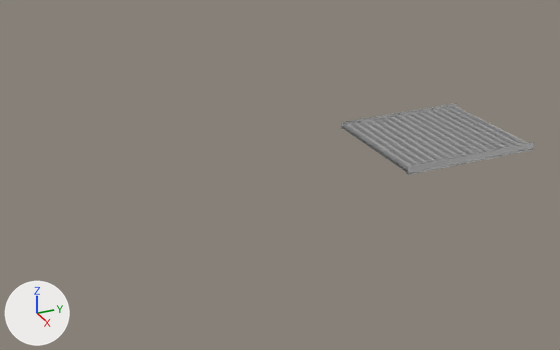
An edit to the glTF model assets/scene/merged-meshes/-2_0_-1_MI_MetalWallPart_Painted_01.gltf, drawn before and after from the same camera.
Camera for both pictures: a 50 mm camera at (22.5, -27.2, 18.1) aimed at (-4.8, -14.9, 4.5). Arrows for +X, +Y and +Z are at lower left; the lights stay in place. Vertices at the same position are counted once.
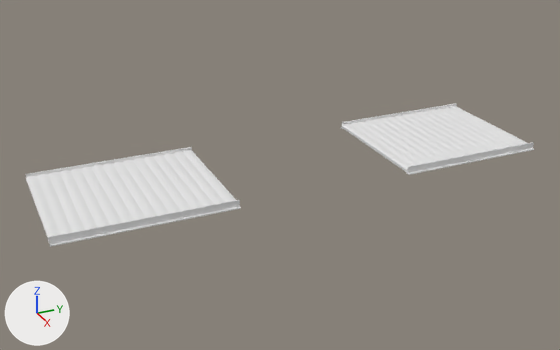
The newer file is also turned or shifted as a whole; pictures and numbers use the older file's frame.

Changed parts and their boxes [x1, y1, x2, y2] in the pictures (560 x 350 px):
```json
{"object": "Mesh", "change": "reshaped", "before": [341, 103, 534, 175], "after": [25, 103, 534, 247], "on screen": "163% wider, 99% taller"}
{"part": 1, "of": "me_2_0__1_mi_metalwallpart_painted_01", "change": "added", "after": [25, 147, 192, 178]}
{"part": 2, "of": "me_2_0__1_mi_metalwallpart_painted_01", "change": "added", "after": [49, 200, 241, 247]}
{"part": 3, "of": "me_2_0__1_mi_metalwallpart_painted_01", "change": "added", "after": [26, 150, 236, 241]}
```

Edits to the scene script, one JSON object a line:
```json
{"block": "me_2_0__1_mi_metalwallpart_painted_01", "where": "# used by ob_mesh; location = (0.0, 0.0, 0.0)"}
{"op": "remove", "block": "me_2_0__1_mi_metalwallpart_painted_01", "code": "me_2_0__1_mi_metalwallpart_painted_01.from_pydata(...)  # 260 vertices, 508 faces; spans x -7.74..-1.83, y -10.43..-3.91, z 4.9..5.21"}
{"op": "add", "block": "me_2_0__1_mi_metalwallpart_painted_01", "code": "me_2_0__1_mi_metalwallpart_painted_01.from_pydata(...)  # 520 vertices, 1016 faces; spans x -7.74..-1.83, y -24.82..-3.91, z 4.9..5.21"}
{"block": "me_2_0__1_mi_metalwallpart_painted_01", "change": "me_2_0__1_mi_metalwallpart_painted_01 part 1: the loose piece of 16 vertices spanning x -7.74..-7.5, y -10.43..-3.91, z 4.9..5.21 is copied, and the copy is scaled about its middle by (1, 1.07, 1), then moved by (0.0, -14.16, 0.0); it spans x -7.74..-7.5, y -24.82..-17.84, z 4.9..5.21"}
{"block": "me_2_0__1_mi_metalwallpart_painted_01", "change": "me_2_0__1_mi_metalwallpart_painted_01 part 2: the loose piece of 16 vertices spanning x -2.07..-1.83, y -10.43..-3.91, z 4.9..5.21 is copied, and the copy is scaled about its middle by (1, 1.07, 1), then moved by (0.0, -14.16, 0.0); it spans x -2.07..-1.83, y -24.82..-17.84, z 4.9..5.21"}
{"block": "me_2_0__1_mi_metalwallpart_painted_01", "change": "me_2_0__1_mi_metalwallpart_painted_01 part 3: the loose piece of 228 vertices spanning x -7.61..-1.97, y -10.43..-3.91, z 4.94..5.1 is copied, and the copy is scaled about its middle by (1, 1.07, 1), then moved by (0.0, -14.16, 0.0); it spans x -7.61..-1.97, y -24.82..-17.84, z 4.94..5.1"}
{"block": "me_2_0__1_mi_metalwallpart_painted_01", "change": "me_2_0__1_mi_metalwallpart_painted_01 part 4: the surface is now shaded flat"}
```
